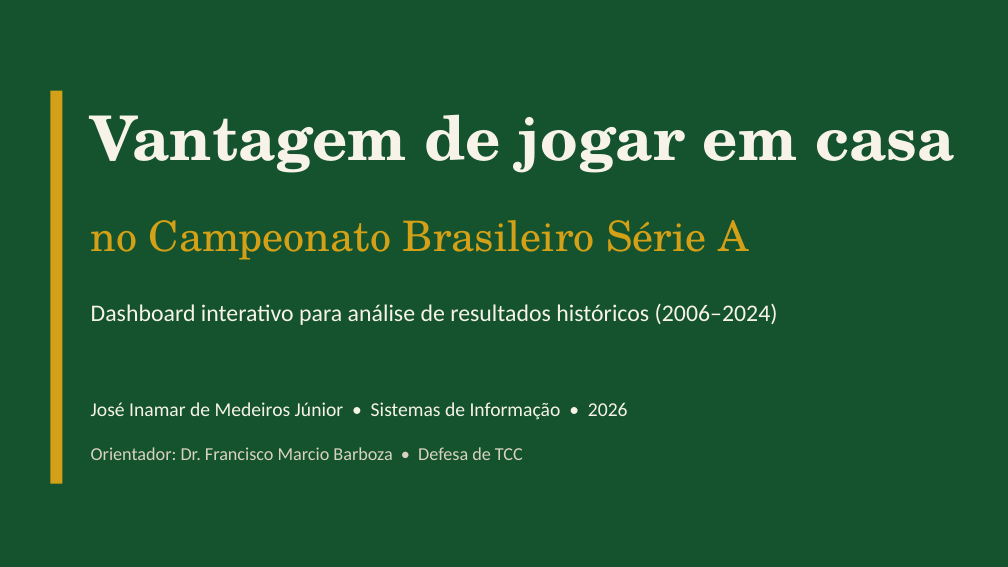
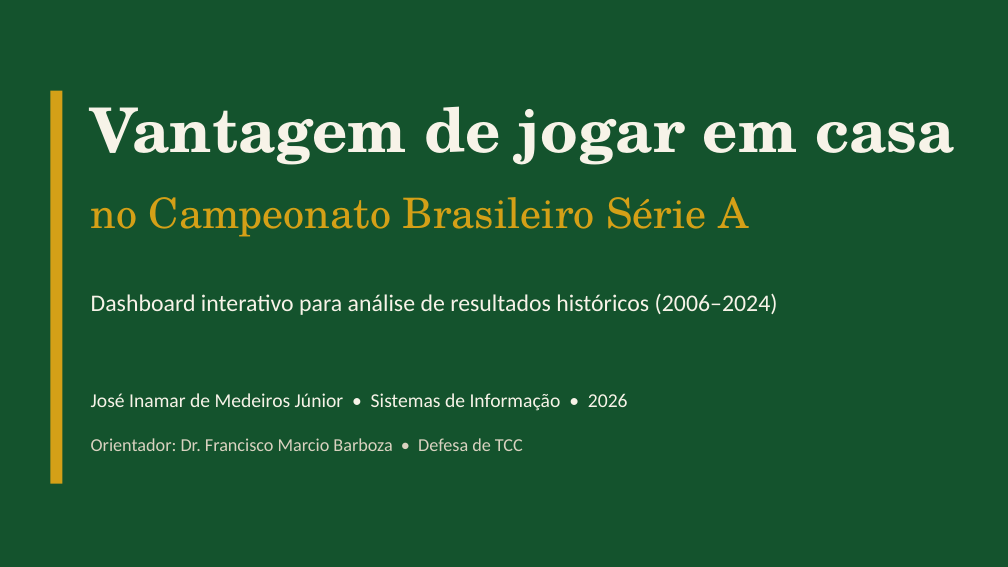
Before and after one commit to EmiyaKiritsugu3/TCC, a slide deck: slide 1 of apresentacao/apresentacao_tcc.pptx. Drawn at 1008x567 pixels with LibreOffice and Linux fonts; fonts in the diff are those of the drawing. Boxes give left, top, right and bottom in pixels: in the first picture for what was removed or moved away, otherwise in the second. Text is boxed around its words. In the diff, an @@ line names an element or a change of style, - is before the commit and + after.

Commit message:
docs: atualiza deck e resumo para a versao 3

```diff
--- a/apresentacao/apresentacao_tcc.pptx
+++ b/apresentacao/apresentacao_tcc.pptx
@@ more space between paragraphs; vertical alignment middle to top in 5 elements at (91,106,955,165), (91,197,748,237), (91,293,778,315), (91,393,628,411), (91,438,523,451) @@
```
Also in this commit, not shown: 9 other slides changed, 4 slides added, 8 other files.
